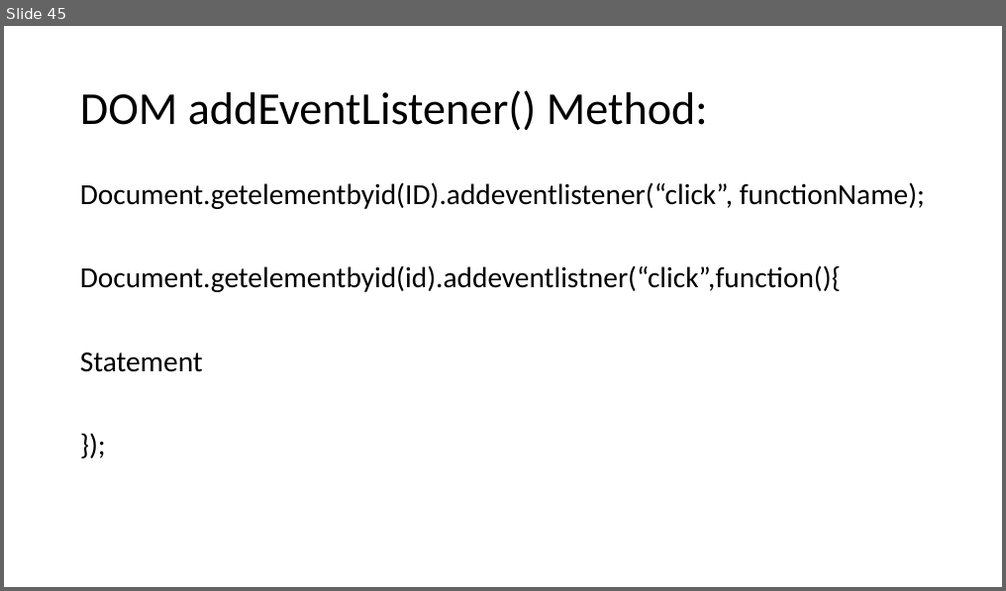
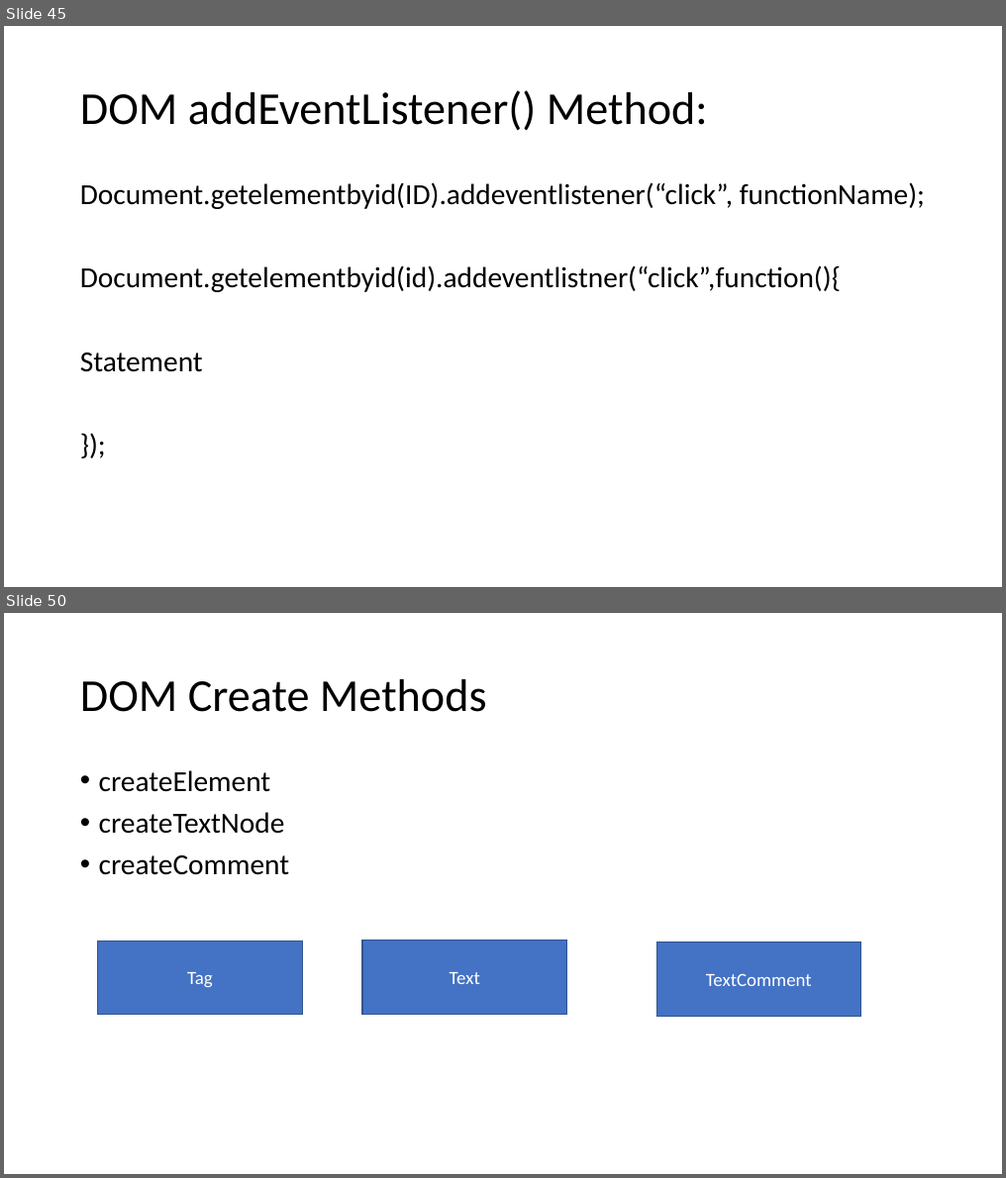
Before and after one commit to PiyushChaturvedii/batch03, a slide deck: JS Array Methods.pptx. Shown one above the other, each under a label of ours: slide 45 before the commit, slides 45 and 50 after it; the slides between them are not shown. The pictures are 1006x591 and 1006x1178 pixels, drawn with LibreOffice and Linux fonts; fonts in the diff are those of the drawing. Boxes give left, top, right and bottom in pixels: in the first picture for what was removed or moved away, otherwise in the second. Text is boxed around its words. In the diff, an @@ line names an element or a change of style, - is before the commit and + after.

```diff
--- a/JS Array Methods.pptx
+++ b/JS Array Methods.pptx
@@ slide 50 added at [4, 613, 1002, 1174], background #FFFFFF @@
@@ title added at [80, 679, 487, 712], 44 pt, text #000000 @@
+DOM Create Methods
@@ text added at [99, 770, 289, 875], 28 pt, text #000000 @@
+• createElement
+• createTextNode
+• createComment
@@ rectangle added at [98, 941, 302, 1015], fill #4472C4, outline #325491 1 pt, 18 pt, text #FFFFFF @@
+Tag
@@ rectangle added at [362, 941, 567, 1015], fill #4472C4, outline #325491 1 pt, 18 pt, text #FFFFFF @@
+Text
@@ rectangle added at [656, 943, 861, 1017], fill #4472C4, outline #325491 1 pt, 18 pt, text #FFFFFF @@
+TextComment
```
Also in this commit, not shown: 7 other slides added, 23 other files.
